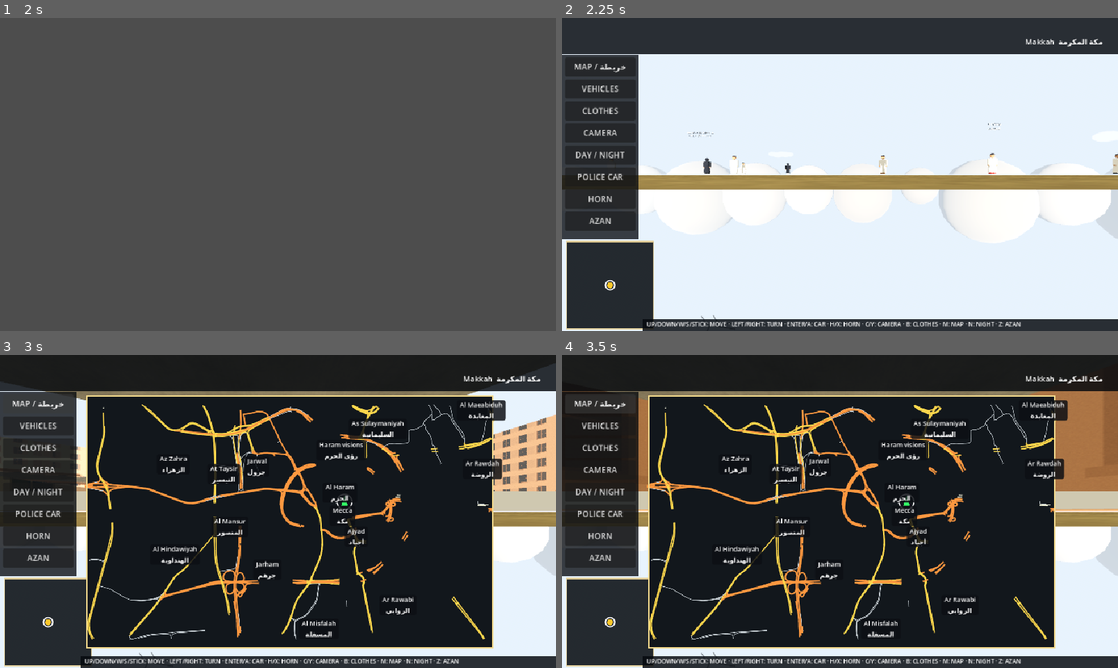
Above: before the commit, frames 1-4 (two rows, left to right).
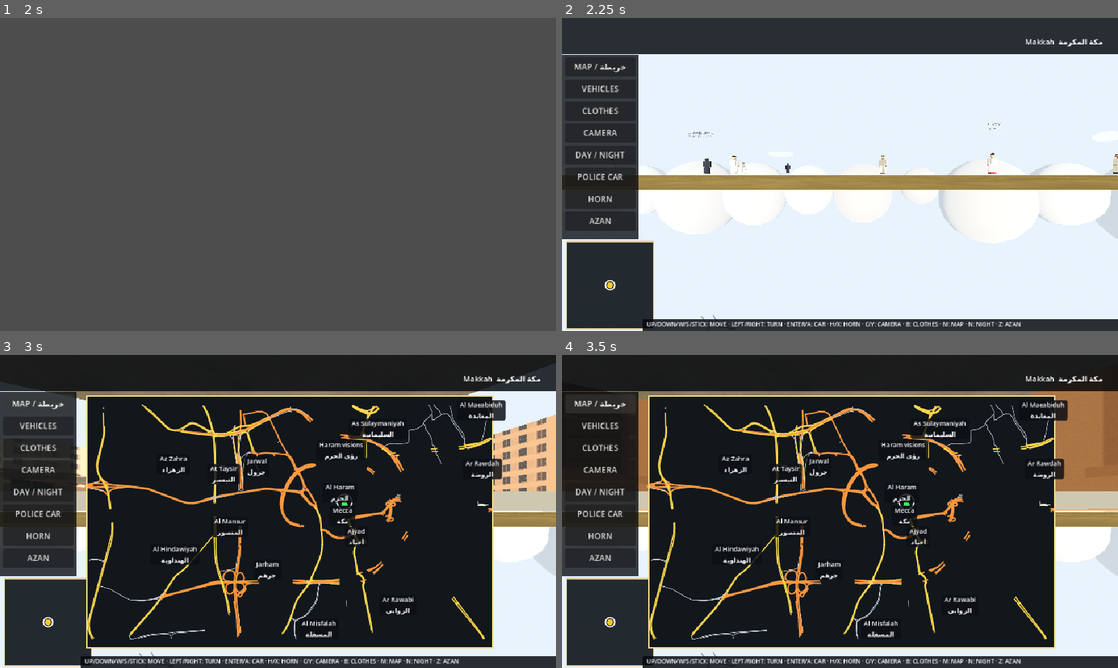
Above: after the commit, the same moments.

Repository: malik5785/APK-Build
Game: Godot game, scene res://main.tscn
Two runs of this game, one before a commit and one after it. Both use one fixed random seed, a clock stepped at 60 frames per second and the inputs below.
Inputs (mouse positions are in pixels of both pictures, inside the frame that each line leads up to):
- Up to frame 1 (2 s): tap Enter at 0.5 s; move the mouse to (400, 158) at 0.52 s; hold Right 0.53-1.28 s; tap C at 0.6 s; tap Space at 1.25 s; move the mouse to (166, 190) at 1.27 s; hold Down from 1.28 s (still down); tap E at 1.35 s
- Up to frame 2 (2.25 s): tap Enter at 2, 2.1 s; move the mouse to (895, 105) at 2.02 s; release Down at 2.03 s; hold Right from 2.03 s (still down)
- Up to frame 3 (3 s): release Right at 2.75 s; click "MAP / خريطة" at 2.75 s
- Up to frame 4 (3.5 s): no input

Frame 1 is identical in both runs. In frame 2, 0.3% of the frame differs, in the area x 13-100%, y 33-65%; in frame 3, less than 0.1%; in frame 4, 0.1%.

Commit message:
Disable multisampled EGL framebuffer requirements and Vulkan-to-OpenGL fallback for Xiaomi diagnostic build

Diff:
--- a/project.godot
+++ b/project.godot
@@ -29,6 +29,10 @@
 
 renderer/rendering_method="gl_compatibility"
 renderer/rendering_method.mobile="gl_compatibility"
-anti_aliasing/quality/msaa_3d=2
+anti_aliasing/quality/msaa_3d=0
+anti_aliasing/quality/msaa_2d=0
+viewport/hdr_2d=false
+textures/default_filters/use_nearest_mipmap_filter=false
+rendering_device/fallback_to_opengl3=false
 
 textures/vram_compression/import_etc2_astc=true
